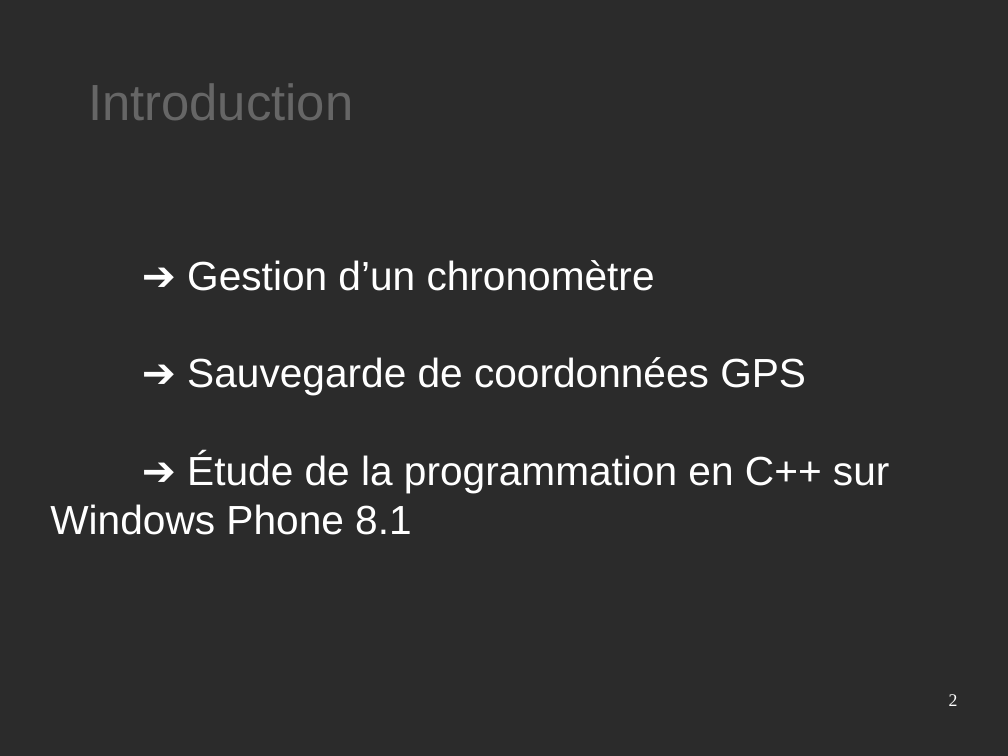
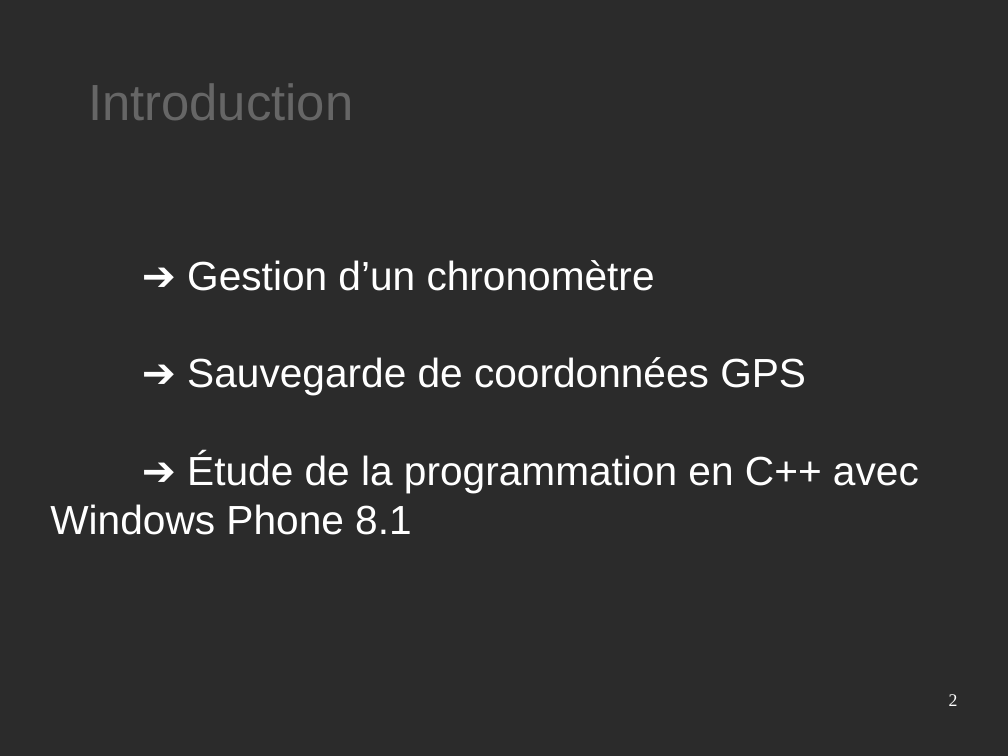
Before and after one commit to AOSauron/ChronoPos, a slide deck: slide 2 of présentation.odp. Drawn at 1008x756 pixels with LibreOffice and Linux fonts; fonts in the diff are those of the drawing; background and template pictures are left out; a plain dark background stands for a picture behind light text. Boxes give left, top, right and bottom in pixels: in the first picture for what was removed or moved away, otherwise in the second. Text is boxed around its words. In the diff, an @@ line names an element or a change of style, - is before the commit and + after.

Commit message:
présentation

```diff
--- a/présentation.odp
+++ b/présentation.odp
@@ subtitle at box(50, 453, 919, 535): text changed @@
-➔ Étude de la programmation en C++ sur Windows Phone 8.1
+➔ Étude de la programmation en C++ avec Windows Phone 8.1
```
Also in this commit, not shown: 1 other slide changed, 1 slide added, 1 slide removed.
